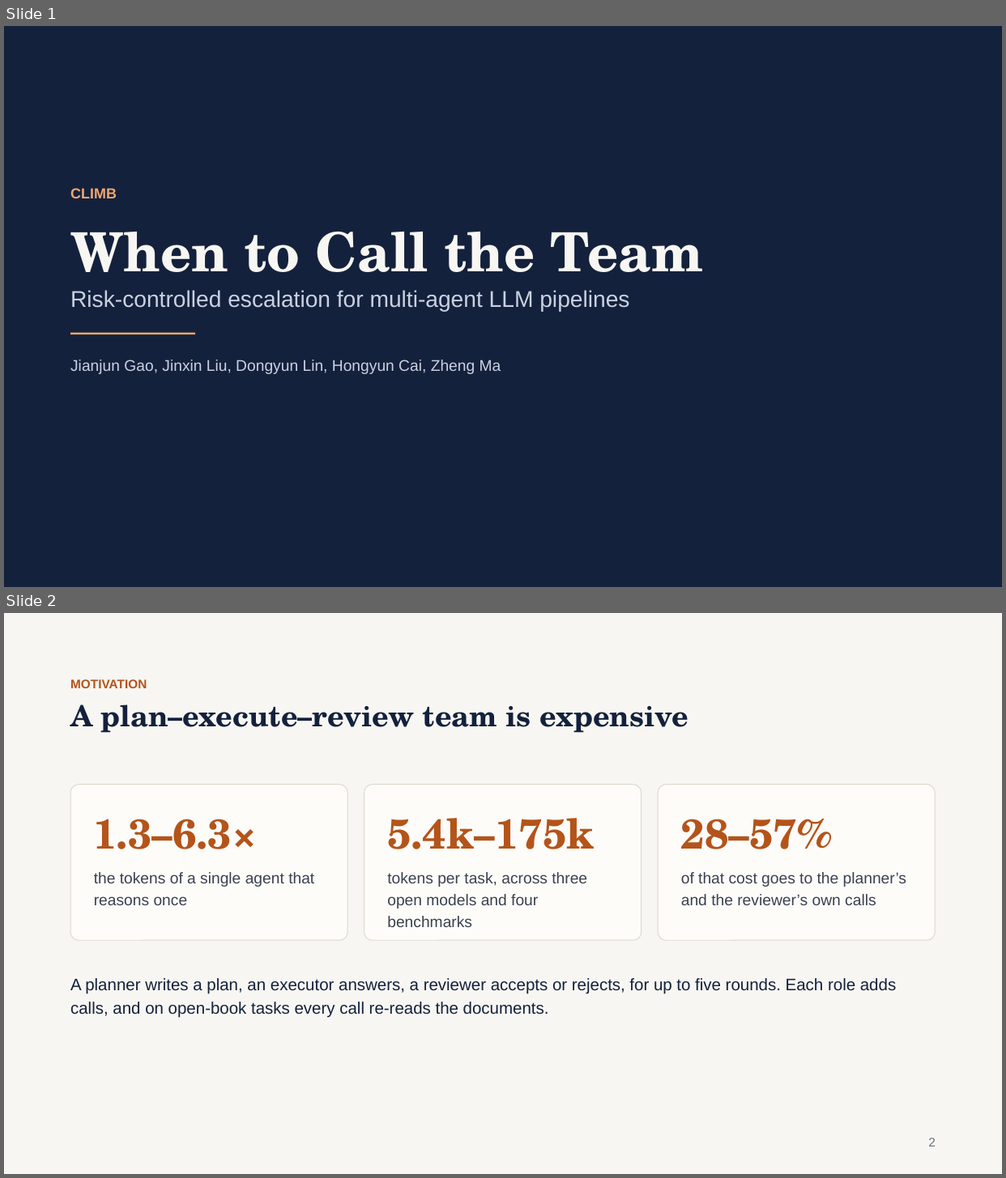
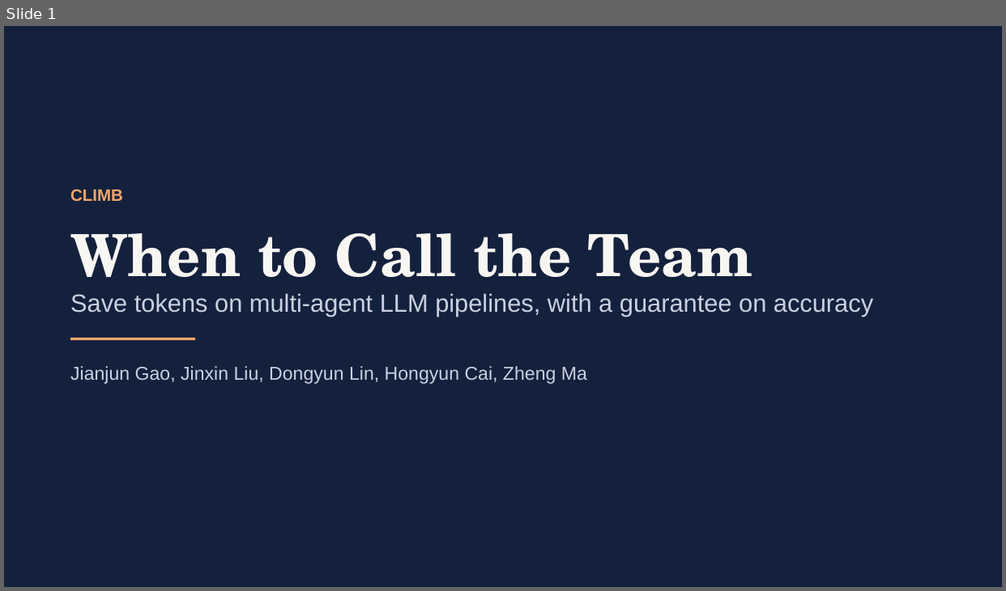
Before and after one commit to gaoj21/tokenbank, a slide deck: slides/CLIMB_talk.pptx. Shown one above the other, each under a label of ours: slides 1 and 2 before the commit, slide 1 after it. The pictures are 1006x1178 and 1006x591 pixels, drawn with LibreOffice and Linux fonts; fonts in the diff are those of the drawing. Boxes give left, top, right and bottom in pixels: in the first picture for what was removed or moved away, otherwise in the second. Text is boxed around its words. In the diff, an @@ line names an element or a change of style, - is before the commit and + after.

```diff
--- a/slides/CLIMB_talk.pptx
+++ b/slides/CLIMB_talk.pptx
@@ slide 2 removed at (x1=4, y1=613, x2=1002, y2=1174), background #F7F6F2 @@
@@ text removed at (x1=70, y1=679, x2=147, y2=688) @@
-MOTIVATION
@@ text removed at (x1=70, y1=705, x2=688, y2=733) @@
-A plan–execute–review team is expensive
@@ rounded rectangle removed at (x1=70, y1=785, x2=347, y2=940) @@
-1.3–6.3×
-the tokens of a single agent that reasons once
@@ rounded rectangle removed at (x1=364, y1=785, x2=641, y2=940) @@
-5.4k–175k
-tokens per task, across three open models and four benchmarks
@@ rounded rectangle removed at (x1=658, y1=785, x2=936, y2=940) @@
-28–57%
-of that cost goes to the planner’s and the reviewer’s own calls
@@ text removed at (x1=70, y1=978, x2=896, y2=1018) @@
-A planner writes a plan, an executor answers, a reviewer accepts or rejects, for up to five rounds. Each role adds calls, and on open-book tasks every call re-reads the documents.
@@ text removed at (x1=928, y1=1138, x2=936, y2=1147) @@
-2
@@ slide 1 changed as well @@
@@ text "CLIMB" at (x1=70, y1=189, x2=123, y2=201): size 14 to 16 pt @@
@@ text "When to Call the Team" at (x1=70, y1=233, x2=753, y2=296): size 52 to 56 pt @@
@@ text at (x1=70, y1=293, x2=873, y2=317): text changed; size 22 to 24 pt @@
-Risk-controlled escalation for multi-agent LLM pipelines
+Save tokens on multi-agent LLM pipelines, with a guarantee on accuracy
@@ rectangle moved from (x1=70, y1=333, x2=196, y2=335) to (x1=70, y1=338, x2=196, y2=340) @@
@@ text "Jianjun Gao, Jinxin Liu, Dongyun ..." at (x1=70, y1=366, x2=587, y2=384): size 15 to 18 pt @@
```
Also in this commit, not shown: 17 slides added, 17 other slides removed, 14 other files.
